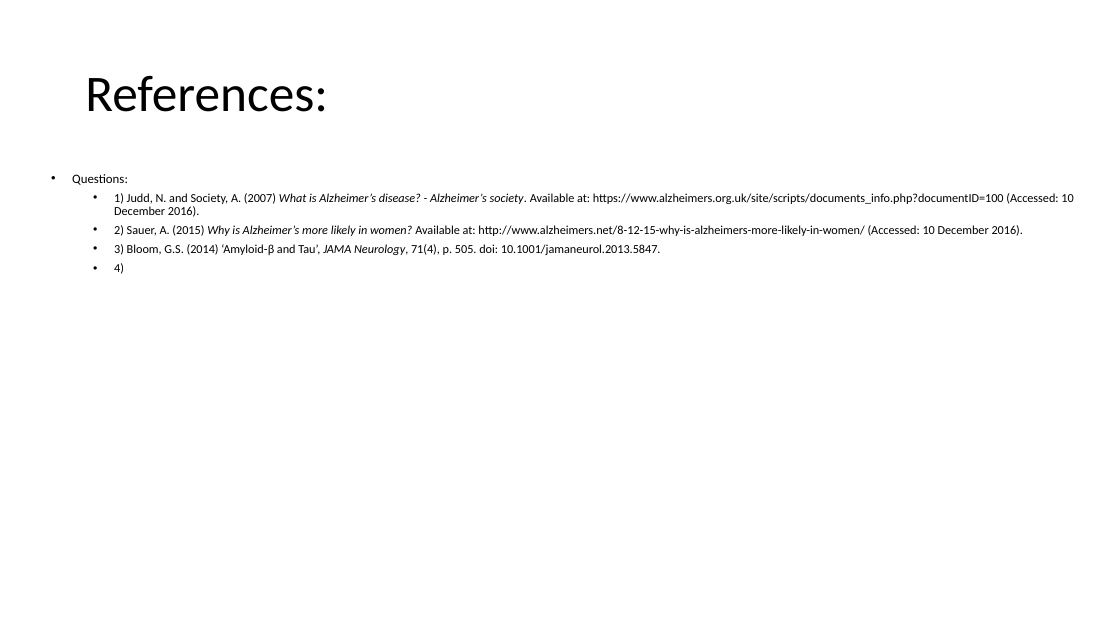
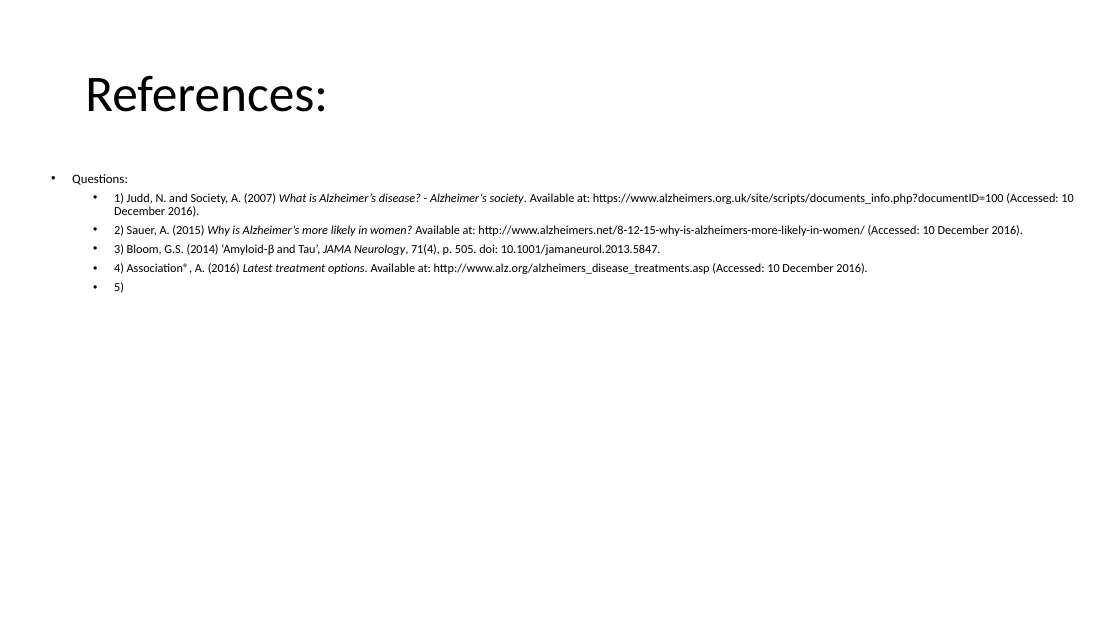
Before and after one commit to Ldn2016/team-11, a slide deck: slide 3 of _presentation/Team 11 Presentation.pptx. Drawn at 1120x630 pixels with LibreOffice and Linux fonts; fonts in the diff are those of the drawing. Boxes give left, top, right and bottom in pixels: in the first picture for what was removed or moved away, otherwise in the second. Text is boxed around its words. In the diff, an @@ line names an element or a change of style, - is before the commit and + after.

Commit message:
presUpdate

```diff
--- a/_presentation/Team 11 Presentation.pptx
+++ b/_presentation/Team 11 Presentation.pptx
@@ text at [114,263,867,293]: text changed @@
-  • 4)
+  • 4) Association®, A. (2016) Latest treatment options. Available at: http://www.alz.org/alzheimers_disease_treatments.asp (Accessed: 10 December 2016).
+  • 5)
```
